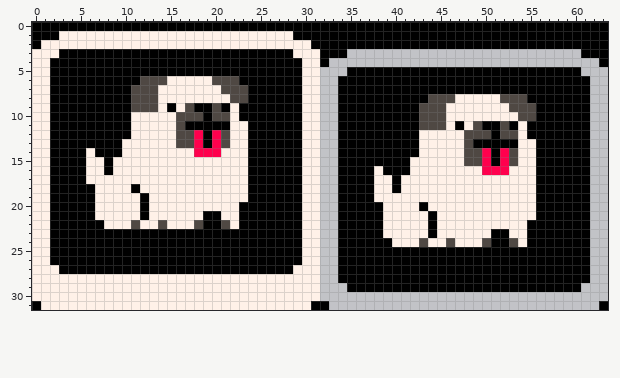
One commit to this pixel-art sprite: assets/ui/char-dog.png. Above, as it was before the edit.
The file is 64x32 pixels.
Now the later version:
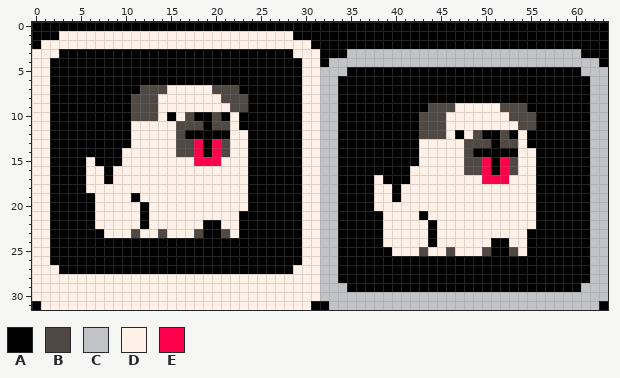
Palette (. is transparent): A #000000  B #4f4843  C #c2c3c7  D #fff1e8  E #ff004d
Change:
y 6: x 12..22 BBBDDDDDBBB -> AAAAAAAAAAA
y 7: x 11 B -> A; x 14 D -> B; x 20 D -> B; x 23 B -> A
y 8: x 21 D -> B; x 44..54 BBBDDDDDBBB -> AAAAAAAAAAA
y 9: x 15 A -> D; x 17..23 BAABADA -> DDDDDBB; x 43 B -> A; x 46 D -> B; x 52 D -> B; x 55 B -> A
y 10: x 11..13 DDD -> BBB; x 15..16 DB -> AD; x 18 B -> A; x 21 B -> A; x 53 D -> B
y 11: x 17..18 AA -> BB; x 20..21 AA -> BB; x 23 D -> A; x 47 A -> D; x 49..55 BAABADA -> DDDDDBB
y 12: x 17..18 BE -> AA; x 20..21 EB -> AA; x 43..45 DDD -> BBB; x 47..48 DB -> AD; x 50 B -> A; x 53 B -> A
y 13: x 10 D -> A; x 49..50 AA -> BB; x 52..53 AA -> BB; x 55 D -> A
y 14: x 6 D -> A; x 16..17 DD -> BB; x 19 E -> A; x 21 D -> B; x 49..50 BE -> AA; x 52..53 EB -> AA
y 15: x 7 D -> A; x 9 D -> A; x 18..20 DDD -> EEE; x 42 D -> A
y 16: x 38 D -> A; x 48..49 DD -> BB; x 51 E -> A; x 53 D -> B
y 17: x 8 D -> A; x 39 D -> A; x 41 D -> A; x 50..52 DDD -> EEE
y 18: x 6 A -> D; x 11 A -> D
y 19: x 11..12 DA -> AD; x 40 D -> A
y 20: x 23 A -> D; x 38 A -> D; x 43 A -> D
y 21: x 19..20 AA -> DD; x 43..44 DA -> AD
y 22: x 7 A -> D; x 11..12 BD -> DA; x 14 B -> D; x 18 B -> D; x 21 B -> D; x 55 A -> D
y 23: x 8..18 AAAAAAAAAAA -> DDDBDDBDDDB; x 21..22 AA -> BD; x 51..52 AA -> DD
y 24: x 39 A -> D; x 43..44 BD -> DA; x 46 B -> D; x 50 B -> D; x 53 B -> D
y 25: x 40..50 AAAAAAAAAAA -> DDDBDDBDDDB; x 53..54 AA -> BD
